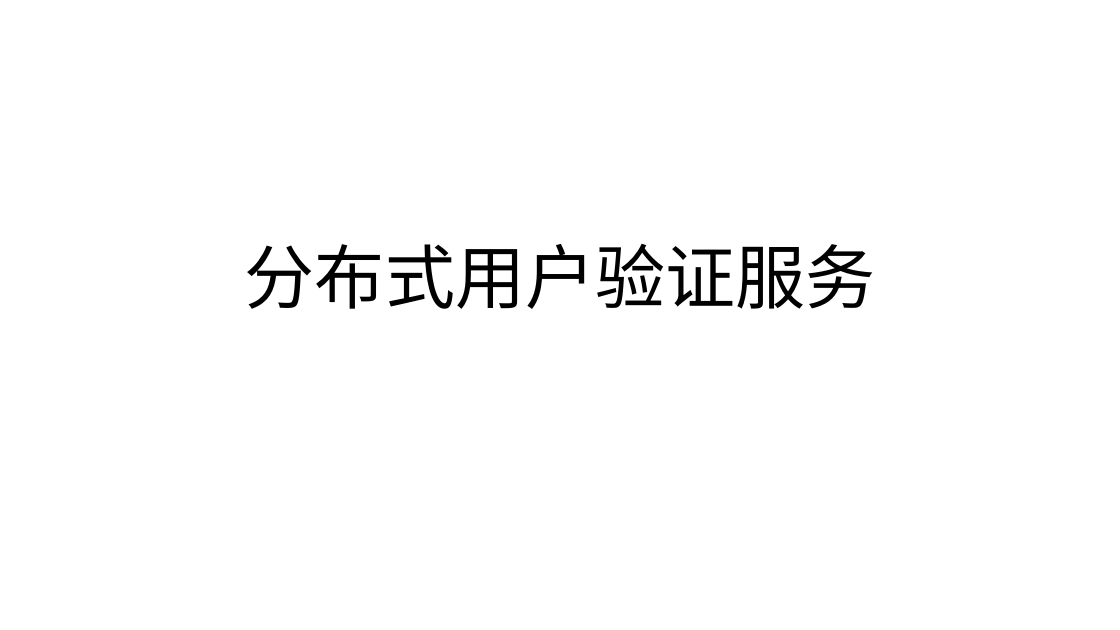
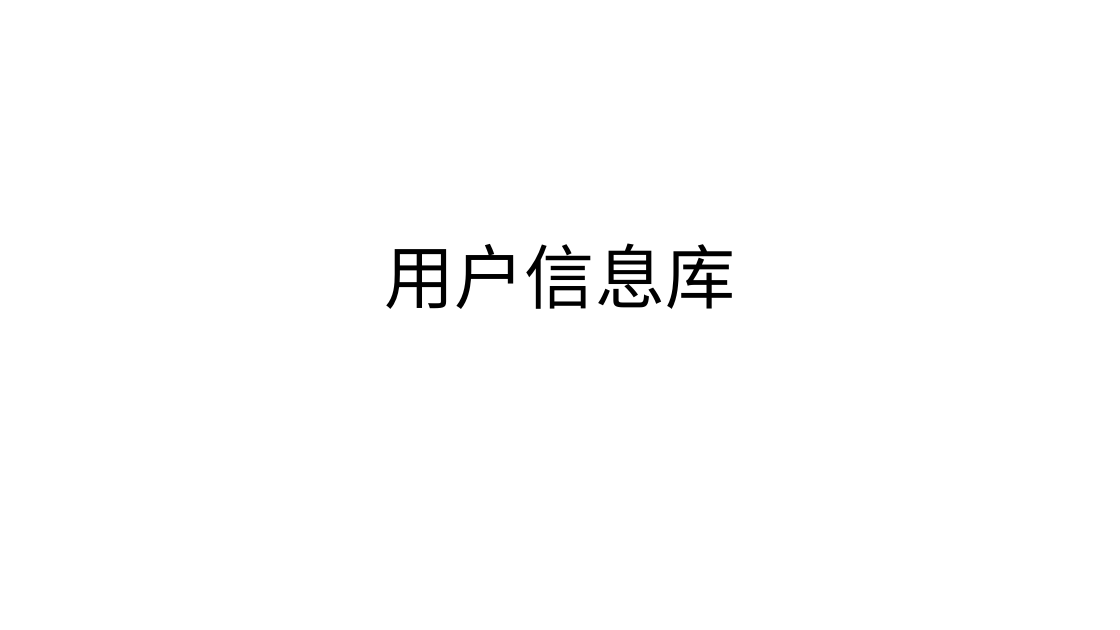
Before and after one commit to WuXiSTC/UserAuth, a slide deck: slide 1 of 设计图.pptx. Drawn at 1120x630 pixels with LibreOffice and Linux fonts; fonts in the diff are those of the drawing. Boxes give left, top, right and bottom in pixels: in the first picture for what was removed or moved away, otherwise in the second. Text is boxed around its words. In the diff, an @@ line names an element or a change of style, - is before the commit and + after.

```diff
--- a/设计图.pptx
+++ b/设计图.pptx
@@ title at (x1=385, y1=243, x2=735, y2=309): text changed @@
-分布式用户验证服务
+用户信息库
```
Also in this commit, not shown: 2 other slides changed, 1 other file.
